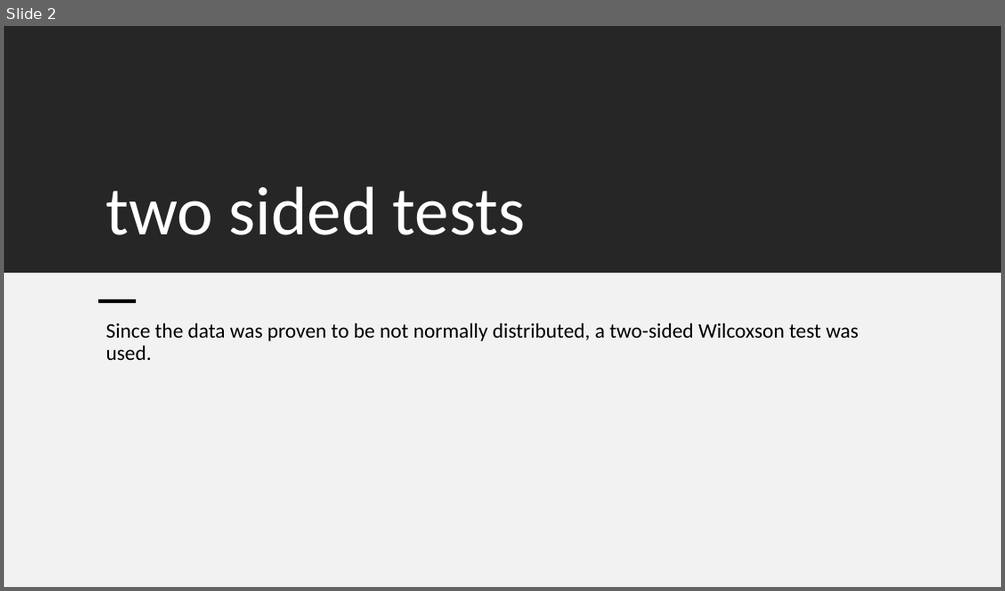
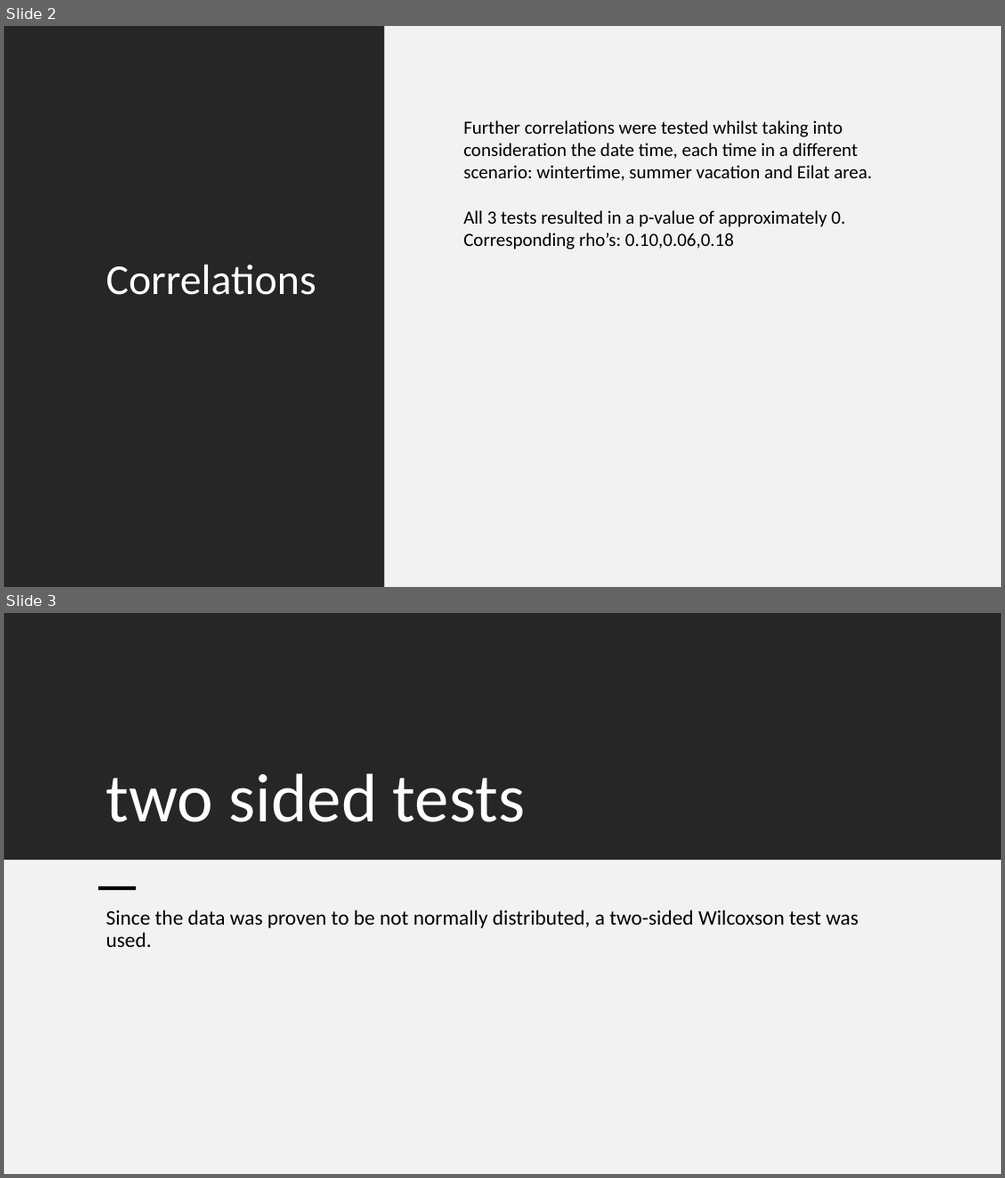
Before and after one commit to LiaCohn/clean-coasts, a slide deck: statistics/statistics conclusions.pptx. Shown one above the other, each under a label of ours: slide 2 before the commit, slides 2 and 3 after it. The pictures are 1005x591 and 1005x1178 pixels, drawn with LibreOffice and Linux fonts; fonts in the diff are those of the drawing. Boxes give left, top, right and bottom in pixels: in the first picture for what was removed or moved away, otherwise in the second. Text is boxed around its words. In the diff, an @@ line names an element or a change of style, - is before the commit and + after.

Commit message:
add extra correlation checks for time

```diff
--- a/statistics/statistics conclusions.pptx
+++ b/statistics/statistics conclusions.pptx
@@ slide 2 added at <box>4,26,1001,587</box>, background #FFFFFF @@
@@ rectangle added at <box>4,26,385,587</box>, fill #262626 @@
@@ rectangle added at <box>385,26,1001,587</box>, fill #F2F2F2 @@
@@ text added at <box>463,120,872,249</box>, 18 pt, text #000000 @@
+Further correlations were tested whilst taking into consideration the date time, each time in a different scenario: wintertime, summer vacation and Eilat area.
+All 3 tests resulted in a p-value of approximately 0.
+Corresponding rho’s: 0.10,0.06,0.18
@@ title added at <box>106,264,316,295</box>, 41 pt, text #FFFFFF @@
+Correlations
@@ what was slide 2 is now slide 3 @@
```
Also in this commit, not shown: 2 slides changed, 1 other slide added, 4 other files.
